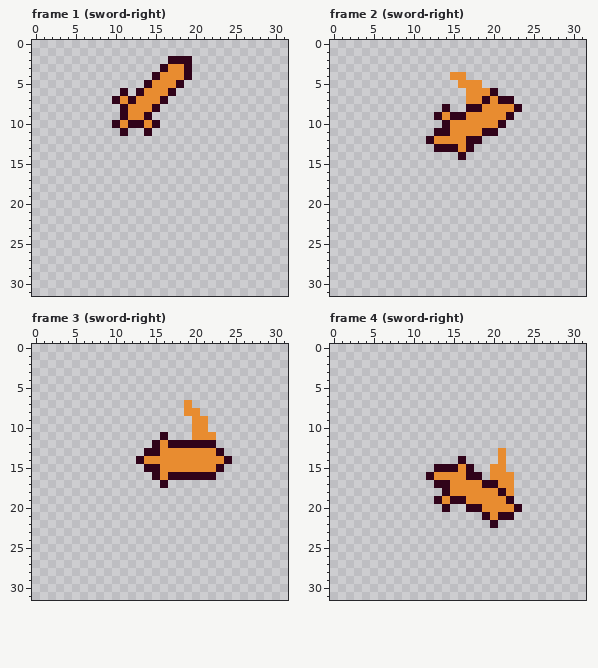
Pixel-art file -- MonoGameTest.Client/Content/attacks.aseprite. This is how it looked before the edit.
32x32 pixels, 22 frames. Shown: frame 1 (sword-right), frame 2 (sword-right), frame 3 (sword-right), frame 4 (sword-right). The commit also changed other frames, which this record leaves out.
After the commit:
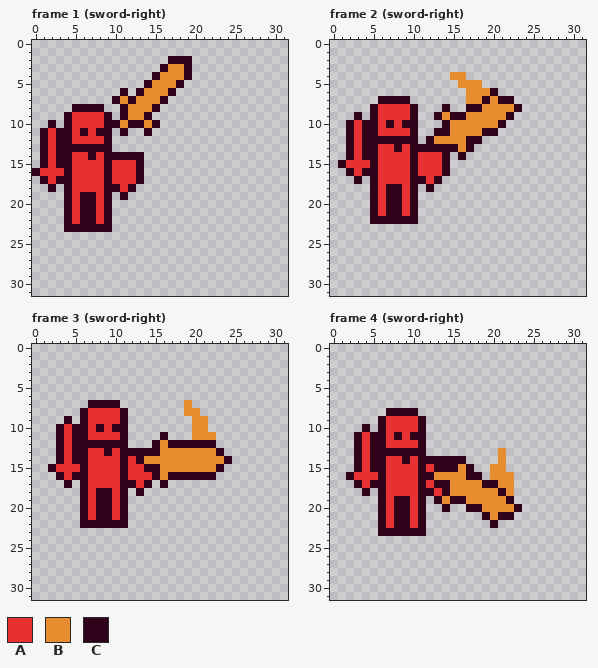
Palette (. is transparent): A #e83030  B #e88c30  C #30031a
From old to new:
layer "attacker" now shown
Changed rows in their new state; - is an unchanged pixel.
Frame 1 (sword-right), layer "attacker":
first column x 0:
 8 -----CCCC-----
 9 ----CAAAAC----
10 --C-CAAAAC----
11 -CACCACACC----
12 -CACCAAAAC----
13 -CACCCCCCC----
14 -CACCAACACCCCC
15 -CACCAAAACAAAC
16 CAAACAAAACAAAC
17 -CACCAAAACAAAC
18 --C-CAAAACCAC-
19 ----CACCAC-C--
20 ----CACCAC----
21 ----CACCAC----
22 ----CACCAC----
23 ----CCCCCC----
Frame 2 (sword-right), layer "attacker":
first column x 1:
 7 -----CCCC-----
 8 ----CAAAAC----
 9 --C-CAAAAC----
10 -CACCACACC----
11 -CACCAAAAC----
12 -CACCCCCCC----
13 -CACCAACACCC--
14 -CACCAAAACAAAC
15 CAAACAAAACAAAC
16 -CACCAAAACAAAC
17 --C-CAAAACCAC-
18 ----CACCAC-C--
19 ----CACCAC----
20 ----CACCAC----
21 ----CACCAC----
22 ----CCCCCC----
Frame 3 (sword-right), layer "attacker":
first column x 2:
 7 -----CCCC----
 8 ----CAAAAC---
 9 --C-CAAAAC---
10 -CACCACACC---
11 -CACCAAAAC---
12 -CACCCCCCC---
13 -CACCAACACCC-
14 -CACCAAAACA--
15 CAAACAAAACAA-
16 -CACCAAAACAAA
17 --C-CAAAACCAC
18 ----CACCAC-C-
19 ----CACCAC---
20 ----CACCAC---
21 ----CACCAC---
22 ----CCCCCC---
Frame 4 (sword-right), layer "attacker":
first column x 2:
 8 -----CCCC-----
 9 ----CAAAAC----
10 --C-CAAAAC----
11 -CACCACACC----
12 -CACCAAAAC----
13 -CACCCCCCC----
14 -CACCAACACCCCC
15 -CACCAAAACA---
16 CAAACAAAAC----
17 -CACCAAAACA---
18 --C-CAAAACCA--
19 ----CACCAC----
20 ----CACCAC----
21 ----CACCAC----
22 ----CACCAC----
23 ----CCCCCC----
